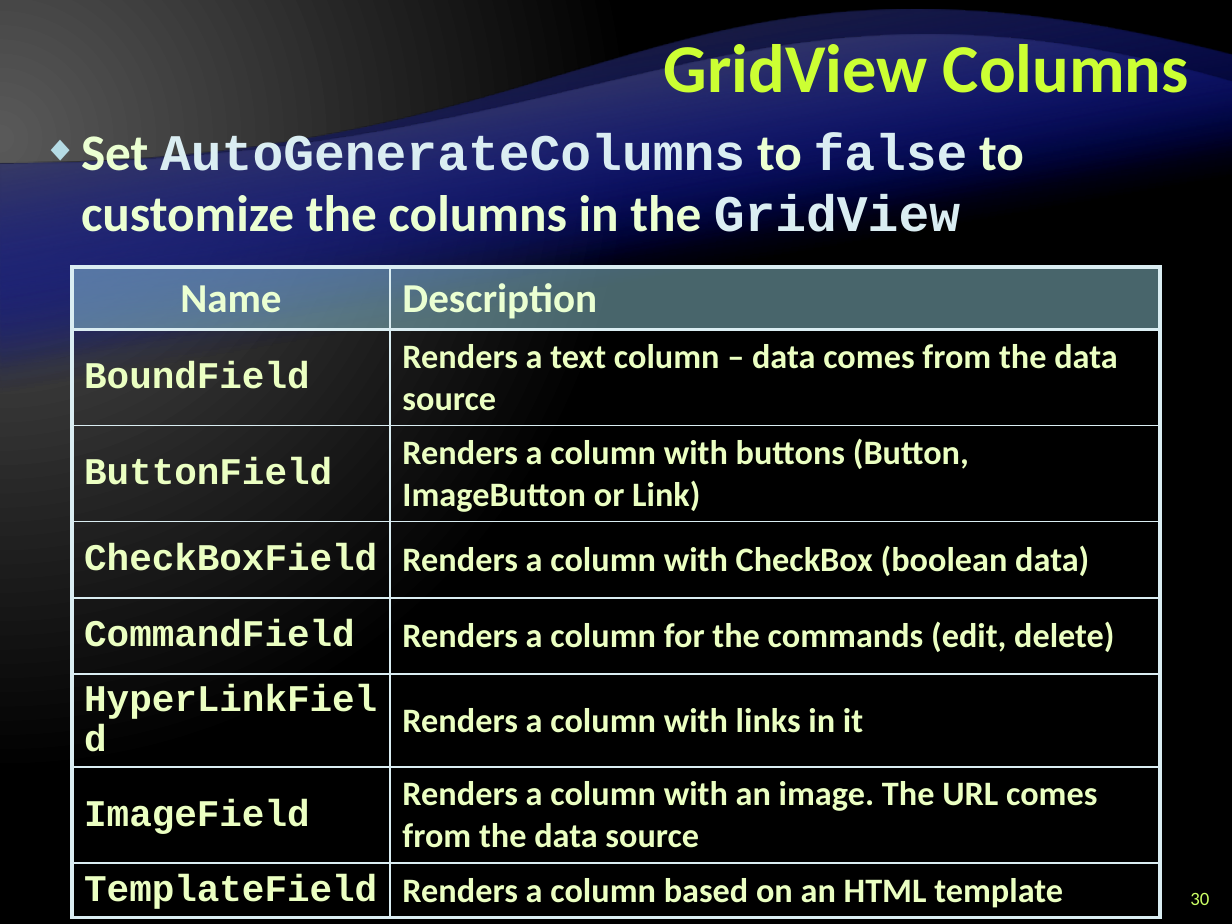
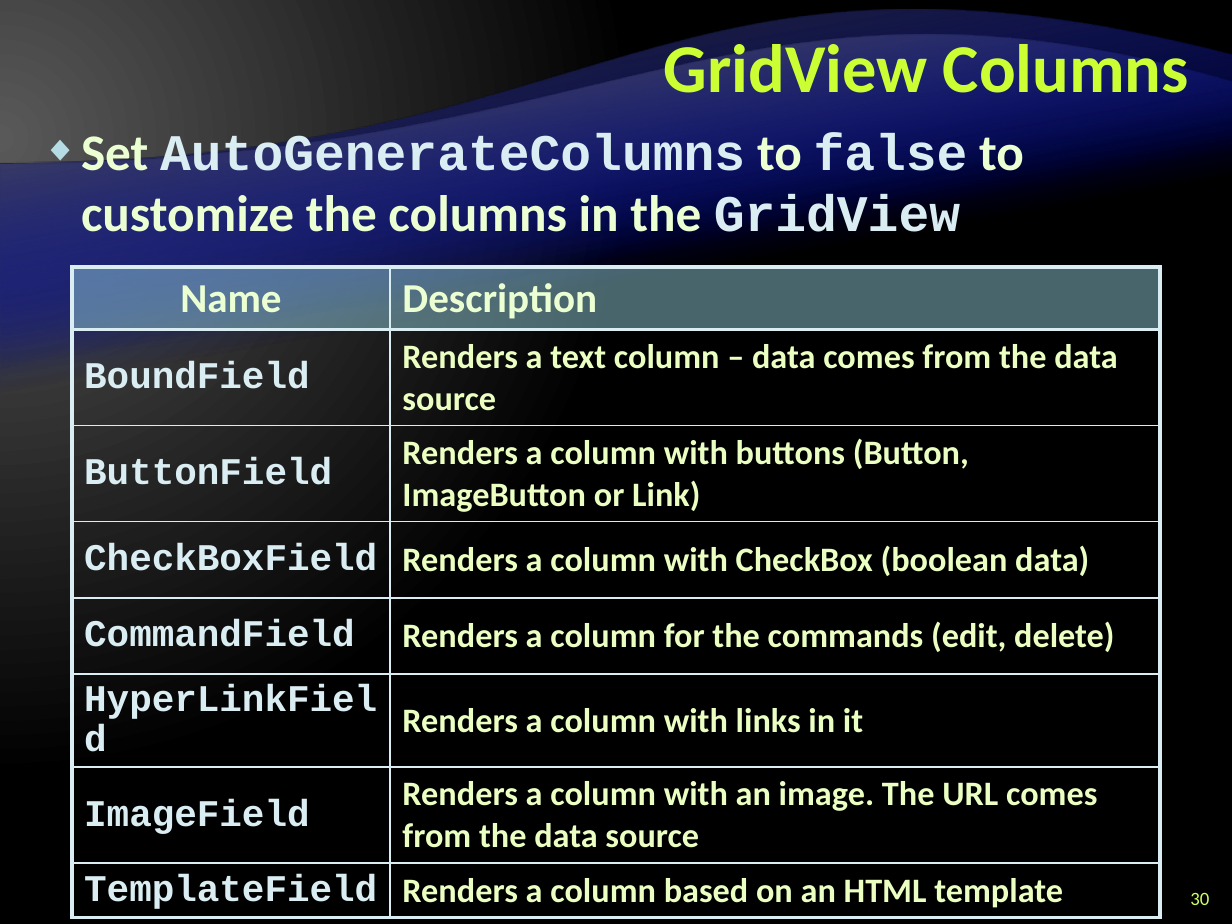
Before and after one commit to Graveheart/aspnetcourse, a slide deck: slide 30 of 2010/lectures/9. ASP.NET-Data-Binding.pptx. Drawn at 1232x924 pixels with LibreOffice and Linux fonts; fonts in the diff are those of the drawing; background and template pictures are left out. Boxes give left, top, right and bottom in pixels: in the first picture for what was removed or moved away, otherwise in the second. Text is boxed around its words. In the diff, an @@ line names an element or a change of style, - is before the commit and + after.

```diff
--- a/2010/lectures/9. ASP.NET-Data-Binding.pptx
+++ b/2010/lectures/9. ASP.NET-Data-Binding.pptx
@@ table at [71,267,1159,913] @@
@@ text colour #EBFFC2 to #DAEDF2 in "BoundField", "ButtonField", "CheckBoxField", "CommandField" and 3 more places @@
```
Also in this commit, not shown: 17 other slides changed.
